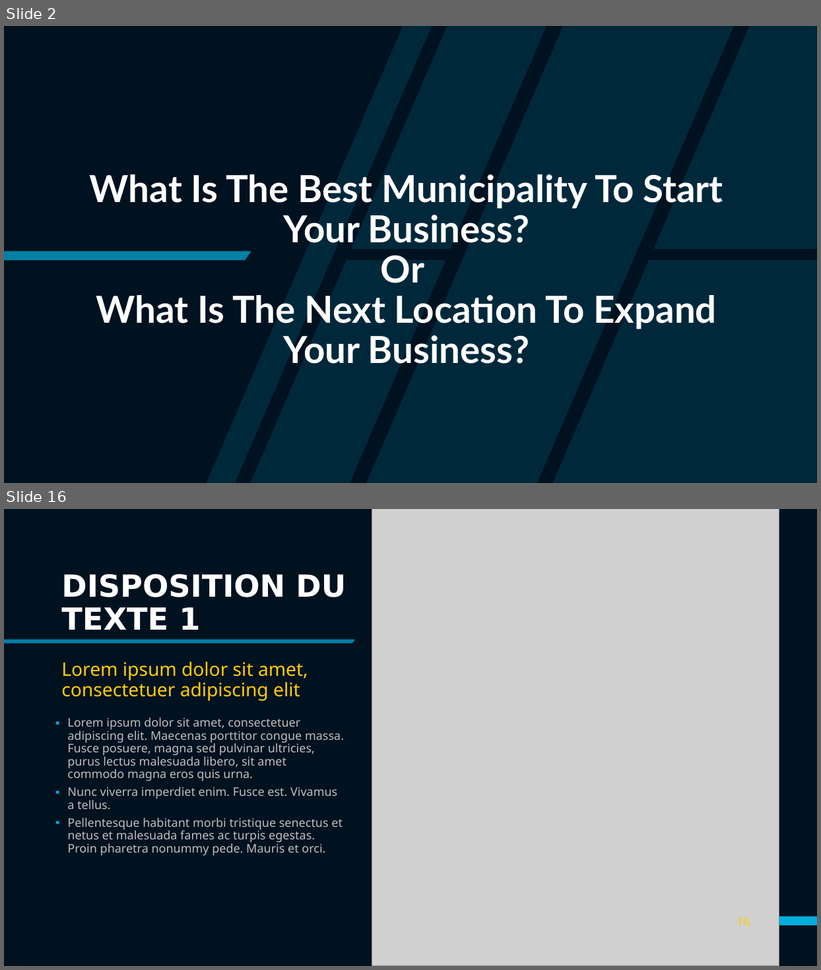
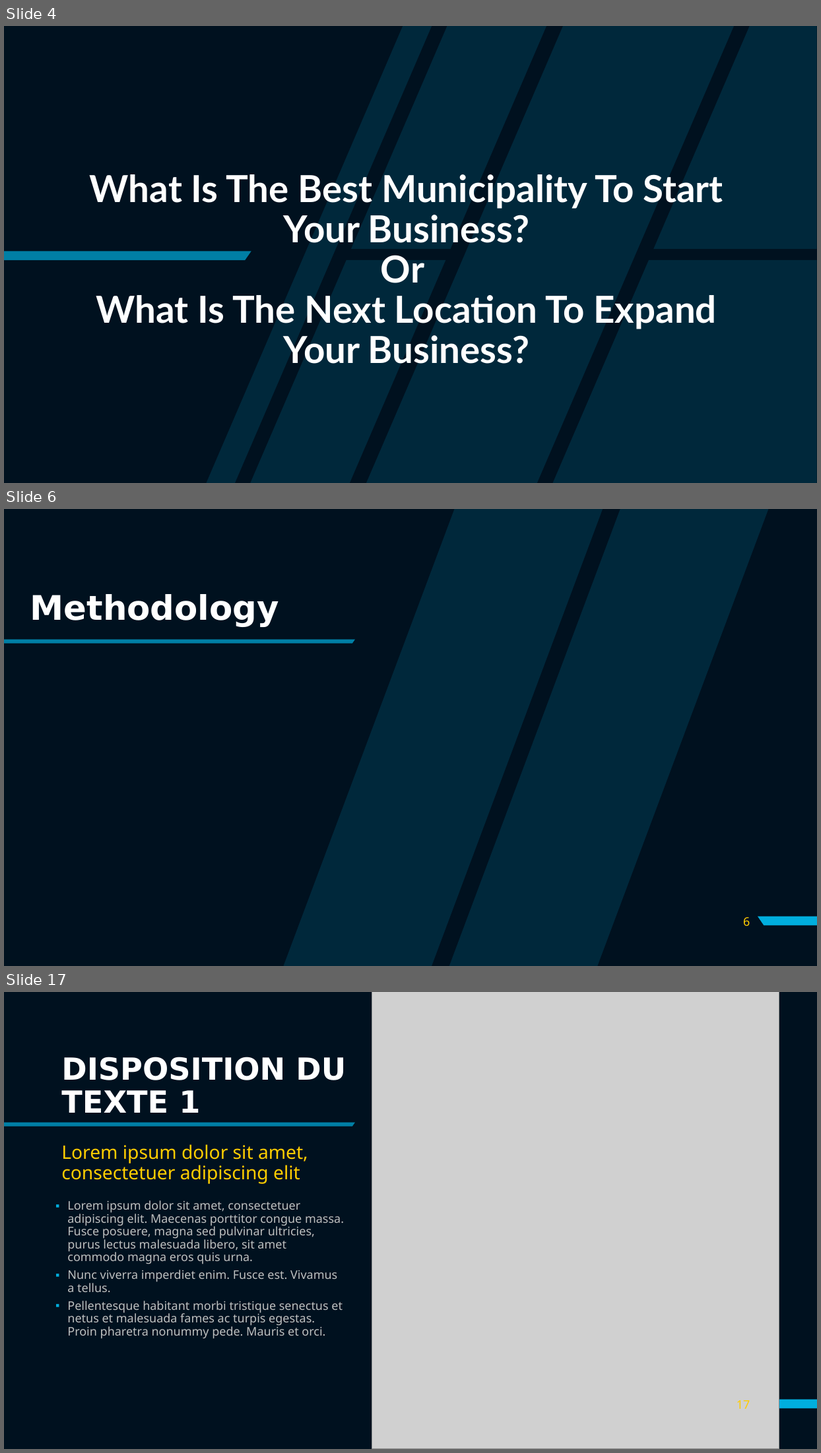
Before and after one commit to Ldave01/Best_Place_For_Business, a slide deck: Analyzing Business Location in Haiti.pptx. Shown one above the other, each under a label of ours: slides 2 and 16 before the commit, slides 4, 6 and 17 after it; the slides between them are not shown. The pictures are 821x970 and 821x1453 pixels, drawn with LibreOffice and Linux fonts; fonts in the diff are those of the drawing; grey boxes stand for pictures. Boxes give left, top, right and bottom in pixels: in the first picture for what was removed or moved away, otherwise in the second. Text is boxed around its words. In the diff, an @@ line names an element or a change of style, - is before the commit and + after.

```diff
--- a/Analyzing Business Location in Haiti.pptx
+++ b/Analyzing Business Location in Haiti.pptx
@@ slide 6 added at (4,509,817,966), background #00111F; not listed: 2 template elements that a slide beside it also shows @@
@@ freeform shape added at (283,509,769,966), fill #00AEDE at 15% opacity @@
@@ title added at (30,594,279,627), 40 pt, text #FFFFFF, bold @@
+Methodology
@@ page number added at (743,918,750,927), 14 pt, text #FFCD00 @@
+6
@@ what was slide 2 is now slide 4 @@
@@ what was slide 16 is now slide 17 @@
@@ page number at (737,1401,750,1409): text changed @@
-16
+17
```
Also in this commit, not shown: 5 slides changed, 8 other slides added, 8 slides removed, 4 other files.
